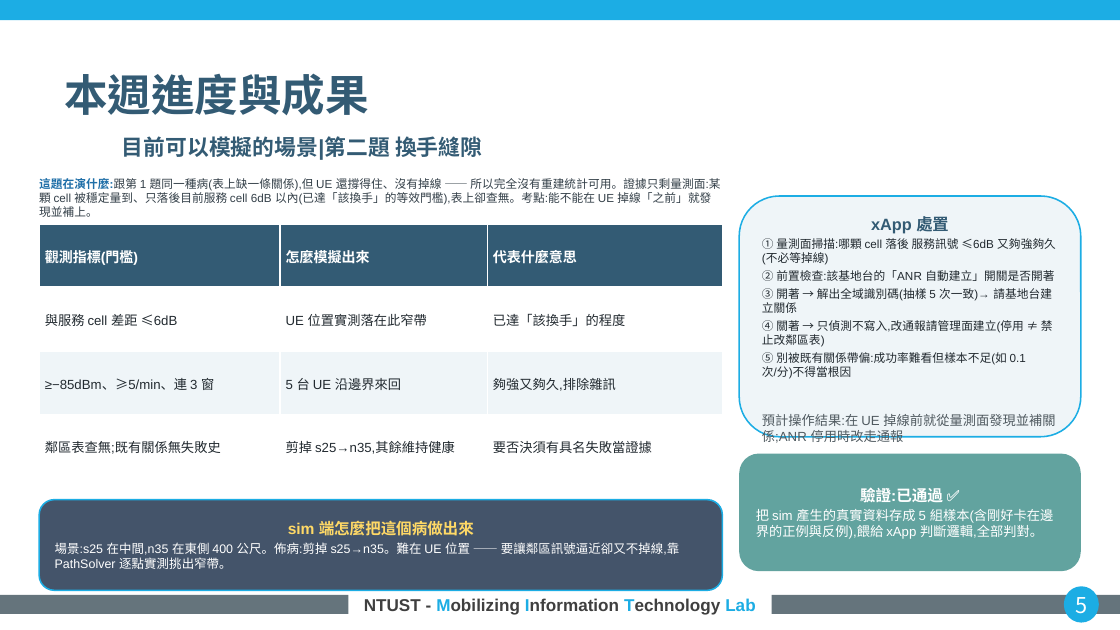
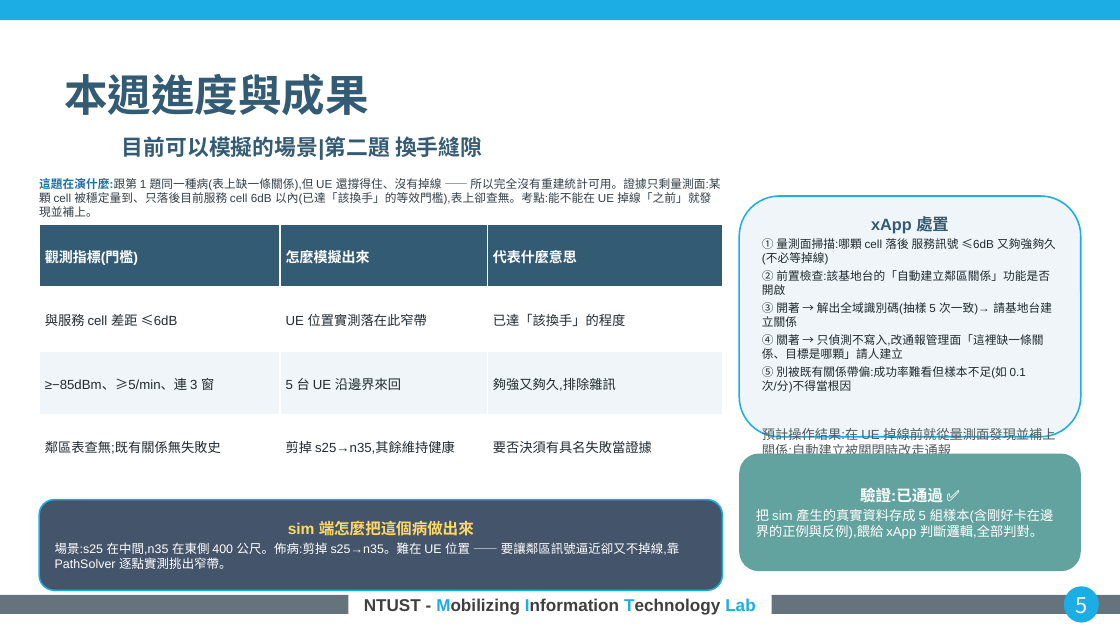
Before and after one commit to kimOuO/RAN-sim-OAI, a slide deck: slide 5 of docs/report/8_27_進度報告_v10十二題.pptx. Drawn at 1120x630 pixels with LibreOffice and Linux fonts; fonts in the diff are those of the drawing; background and template pictures are left out. Boxes give left, top, right and bottom in pixels: in the first picture for what was removed or moved away, otherwise in the second. Text is boxed around its words. In the diff, an @@ line names an element or a change of style, - is before the commit and + after.

```diff
--- a/docs/report/8_27_進度報告_v10十二題.pptx
+++ b/docs/report/8_27_進度報告_v10十二題.pptx
@@ text in rounded rectangle at [762,270,1050,295]: text changed @@
-② 前置檢查:該基地台的「ANR 自動建立」開關是否開著
+② 前置檢查:該基地台的「自動建立鄰區關係」功能是否開啟
@@ text in rounded rectangle at [762,334,1044,359]: text changed @@
-④ 關著 → 只偵測不寫入,改通報請管理面建立(停用 ≠ 禁止改鄰區表)
+④ 關著 → 只偵測不寫入,改通報管理面「這裡缺一條關係、目標是哪顆」請人建立
@@ text in rounded rectangle at [762,428,1055,440]: text changed @@
-預計操作結果:在 UE 掉線前就從量測面發現並補關係;ANR 停用時改走通報
+預計操作結果:在 UE 掉線前就從量測面發現並補上關係;自動建立被關閉時改走通報
```
Also in this commit, not shown: 1 other slide changed.
